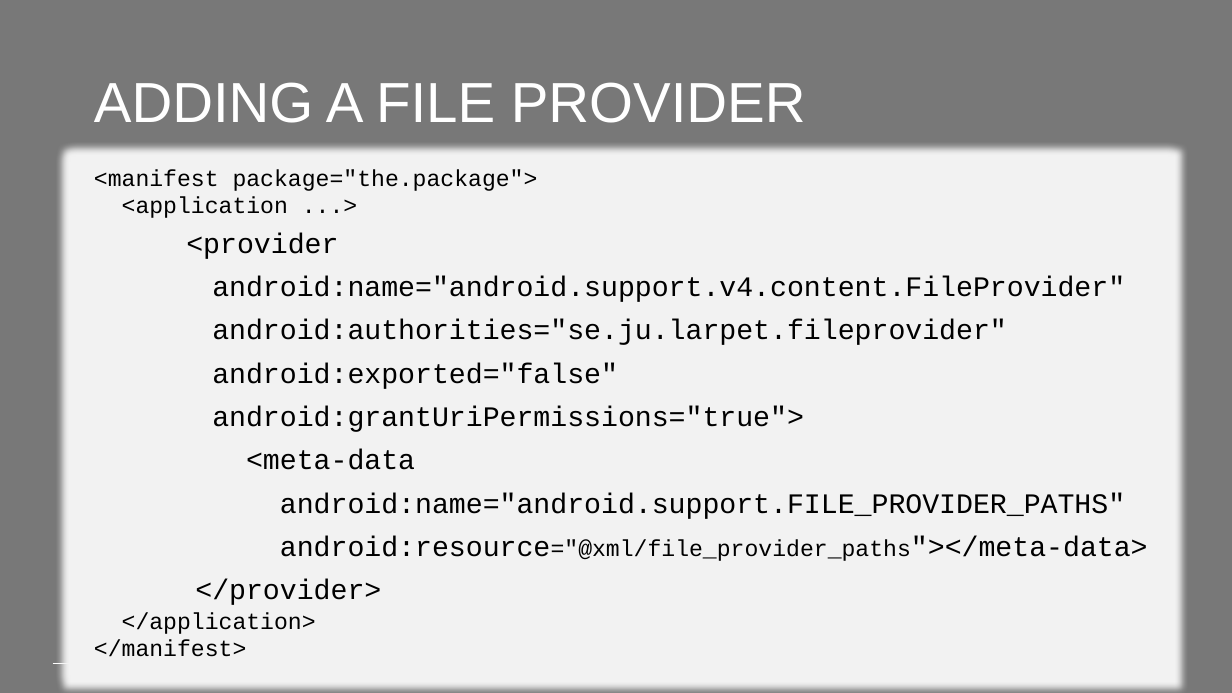
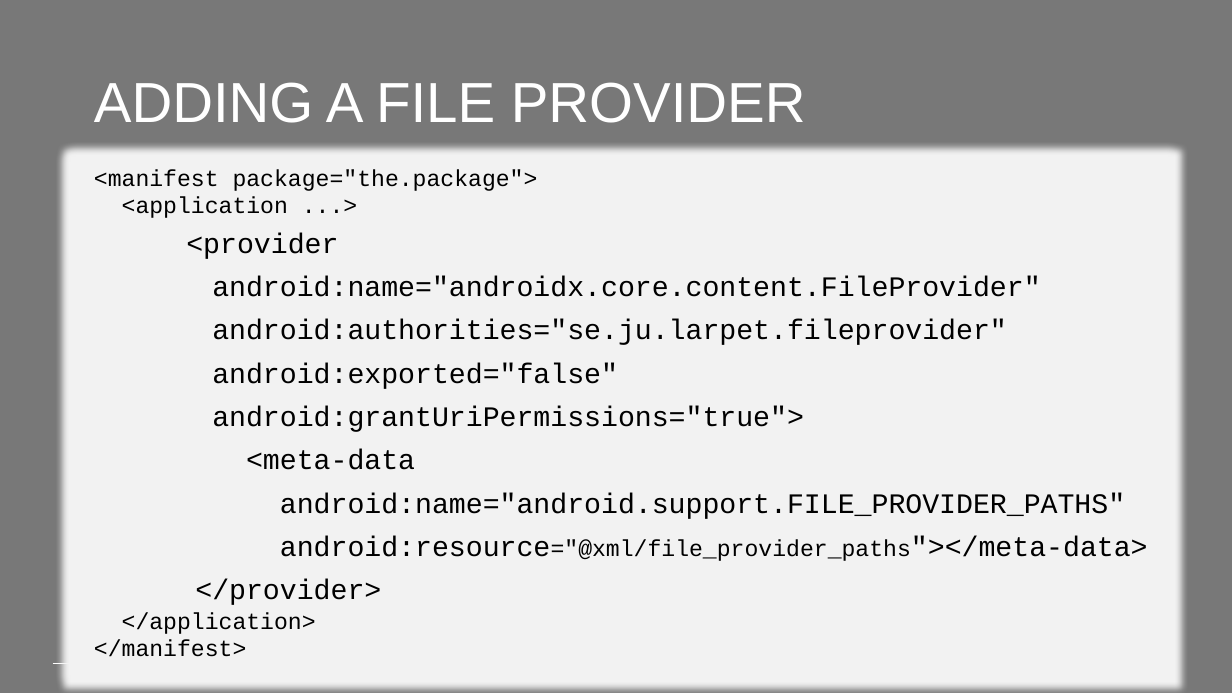
Before and after one commit to PeppeL-G/course-material, a slide deck: slide 24 of src/lectures/android-content-providers/android-content-providers.pptx. Drawn at 1232x693 pixels with LibreOffice and Linux fonts; fonts in the diff are those of the drawing; background and template pictures are left out. Boxes give left, top, right and bottom in pixels: in the first picture for what was removed or moved away, otherwise in the second. Text is boxed around its words. In the diff, an @@ line names an element or a change of style, - is before the commit and + after.

```diff
--- a/src/lectures/android-content-providers/android-content-providers.pptx
+++ b/src/lectures/android-content-providers/android-content-providers.pptx
@@ text at (x1=212, y1=276, x2=1040, y2=297): text changed @@
-android:name="android.support.v4.content.FileProvider"
+android:name="androidx.core.content.FileProvider"
```
Also in this commit, not shown: 2 other slides changed, 3 other files.
